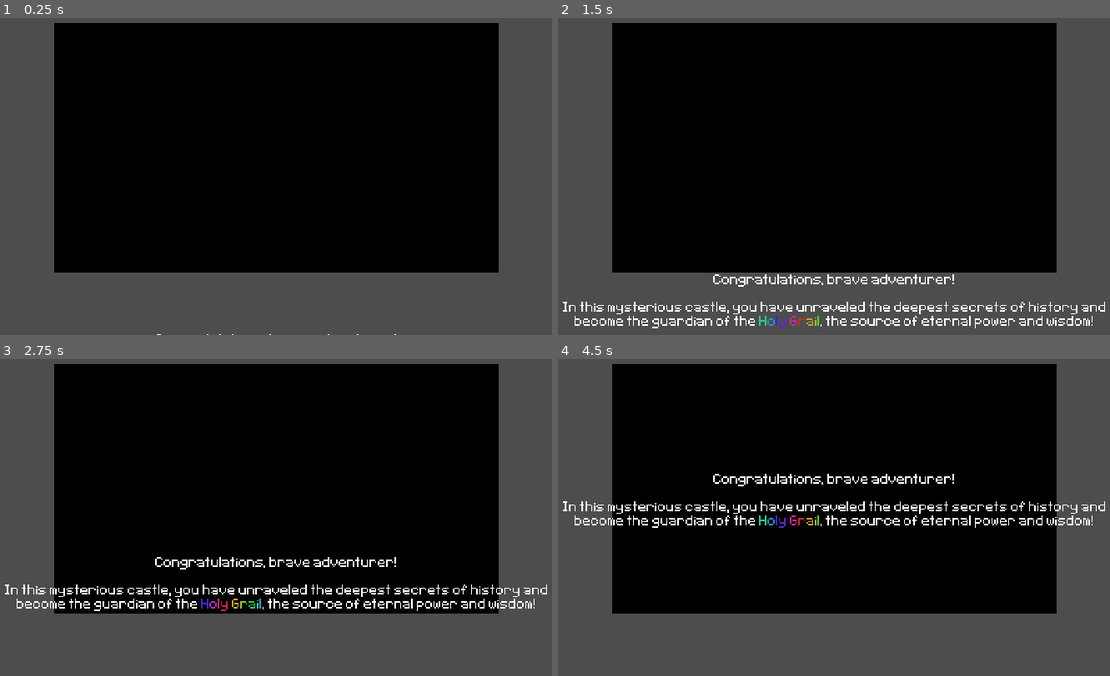
Above: before the commit, frames 1-4 (two rows, left to right).
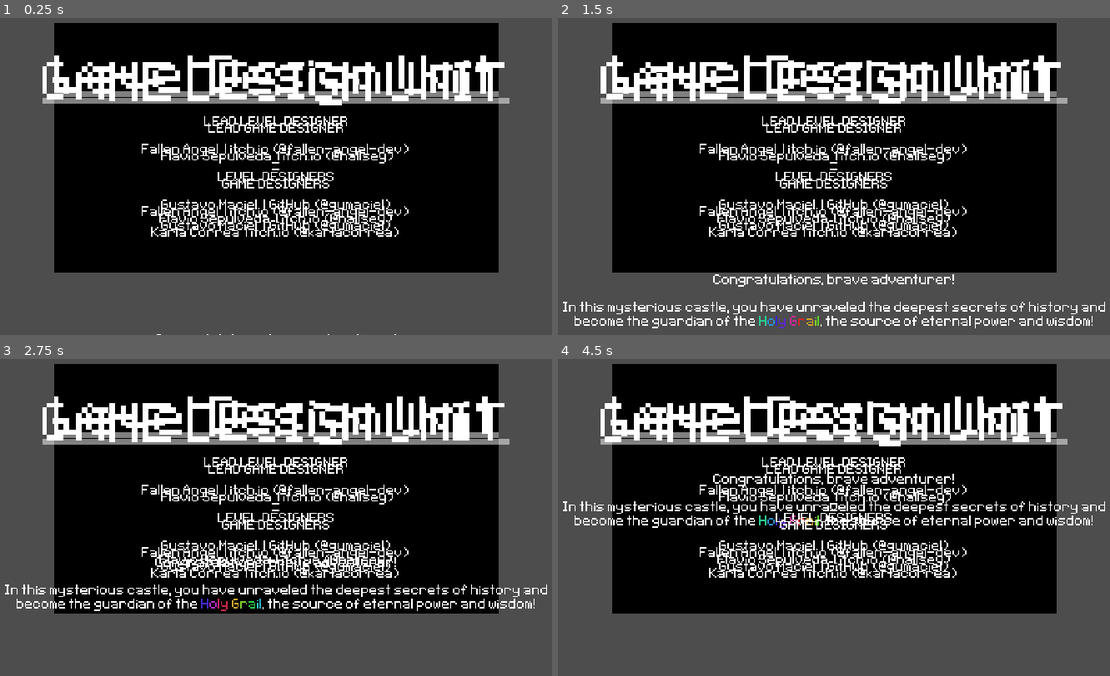
Above: after the commit, the same moments.

Repository: gumaciel/awesome-game-jam-01
Game: Godot game, scene res://scenes/main/main.tscn
Same seed, same stepped clock (60 frames per second), same inputs: the game is played once before the commit and once after it. The engine's default icon, where the game draws it, is replaced by a stand-in: a white triangle on a blue panel in a dark square.
Inputs (mouse positions are in pixels of both pictures, inside the frame that each line leads up to):
- Up to frame 1 (0.25 s): no input
- Up to frame 2 (1.5 s): move the mouse to (983, 128) at 0.52 s; hold D (move_right) 0.53-1.28 s; hold J (alternate) 0.53-1.28 s; click (983, 128) at 0.67 s; move the mouse to (701, 166) at 1.27 s; hold S (move_down) from 1.28 s (still down); tap J (alternate) at 1.35 s
- Up to frame 3 (2.75 s): move the mouse to (342, 406) at 2.02 s; release S (move_down) at 2.03 s; hold D (move_right) from 2.03 s (still down); hold J (alternate) from 2.03 s (still down)
- Up to frame 4 (4.5 s): move the mouse to (800, 565) at 2.77 s; release D (move_right) at 2.78 s; release J (alternate) at 2.78 s; hold W (move_up) 2.78-3.53 s; tap J (alternate) at 2.85, 4.35 s; click (800, 565) at 2.92 s; move the mouse to (1032, 546) at 3.52 s; hold J (alternate) 3.53-4.28 s; hold A (move_left) from 3.53 s (still down); move the mouse to (635, 431) at 4.27 s

The runs differ from the first frame. In frame 1, 12% of the frame differs, in the area x 7-93%, y 11-70%; in frame 2, 12%; in frame 3, 11%; in frame 4, 12%.

Commit message:
Update ending.tscn

Diff:
--- a/scenes/ending/ending.tscn
+++ b/scenes/ending/ending.tscn
@@ -9,66 +9,6 @@
 
 [sub_resource type="Animation" id="Animation_2gk0q"]
 length = 0.001
-tracks/0/type = "value"
-tracks/0/imported = false
-tracks/0/enabled = true
-tracks/0/path = NodePath("Texto/Texto:position")
-tracks/0/interp = 1
-tracks/0/loop_wrap = true
-tracks/0/keys = {
-"times": PackedFloat32Array(0),
-"transitions": PackedFloat32Array(1),
-"update": 0,
-"values": [Vector2(0, 160)]
-}
-tracks/1/type = "value"
-tracks/1/imported = false
-tracks/1/enabled = true
-tracks/1/path = NodePath("Congratulations/Congratulations:position")
-tracks/1/interp = 1
-tracks/1/loop_wrap = true
-tracks/1/keys = {
-"times": PackedFloat32Array(0),
-"transitions": PackedFloat32Array(1),
-"update": 0,
-"values": [Vector2(0, 170)]
-}
-tracks/2/type = "value"
-tracks/2/imported = false
-tracks/2/enabled = true
-tracks/2/path = NodePath("GameMakers2/GameMakers:visible")
-tracks/2/interp = 1
-tracks/2/loop_wrap = true
-tracks/2/keys = {
-"times": PackedFloat32Array(0),
-"transitions": PackedFloat32Array(1),
-"update": 0,
-"values": [true]
-}
-tracks/3/type = "value"
-tracks/3/imported = false
-tracks/3/enabled = true
-tracks/3/path = NodePath("Texto/Texto:visible")
-tracks/3/interp = 1
-tracks/3/loop_wrap = true
-tracks/3/keys = {
-"times": PackedFloat32Array(0),
-"transitions": PackedFloat32Array(1),
-"update": 0,
-"values": [true]
-}
-tracks/4/type = "value"
-tracks/4/imported = false
-tracks/4/enabled = true
-tracks/4/path = NodePath("Congratulations/Congratulations:visible")
-tracks/4/interp = 1
-tracks/4/loop_wrap = true
-tracks/4/keys = {
-"times": PackedFloat32Array(0),
-"transitions": PackedFloat32Array(1),
-"update": 0,
-"values": [true]
-}
 
 [sub_resource type="Animation" id="Animation_pr8wy"]
 resource_name = "load"
@@ -134,7 +74,7 @@
 tracks/4/interp = 1
 tracks/4/loop_wrap = true
 tracks/4/keys = {
-"times": PackedFloat32Array(23, 36),
+"times": PackedFloat32Array(0, 36),
 "transitions": PackedFloat32Array(1, 1),
 "update": 1,
 "values": [true, false]
@@ -158,10 +98,34 @@
 tracks/6/interp = 1
 tracks/6/loop_wrap = true
 tracks/6/keys = {
-"times": PackedFloat32Array(0, 15, 24),
-"transitions": PackedFloat32Array(1, 1, 1),
-"update": 1,
-"values": [false, true, false]
+"times": PackedFloat32Array(0, 23),
+"transitions": PackedFloat32Array(1, 1),
+"update": 1,
+"values": [true, false]
+}
+tracks/7/type = "value"
+tracks/7/imported = false
+tracks/7/enabled = true
+tracks/7/path = NodePath("AspectRatioContainer/LevelDesignUnit:visible")
+tracks/7/interp = 1
+tracks/7/loop_wrap = true
+tracks/7/keys = {
+"times": PackedFloat32Array(0),
+"transitions": PackedFloat32Array(1),
+"update": 1,
+"values": [true]
+}
+tracks/8/type = "value"
+tracks/8/imported = false
+tracks/8/enabled = true
+tracks/8/path = NodePath("AspectRatioContainer2/GameDesignUnit:visible")
+tracks/8/interp = 1
+tracks/8/loop_wrap = true
+tracks/8/keys = {
+"times": PackedFloat32Array(0),
+"transitions": PackedFloat32Array(1),
+"update": 1,
+"values": [true]
 }
 
 [sub_resource type="AnimationLibrary" id="AnimationLibrary_6nqxf"]
